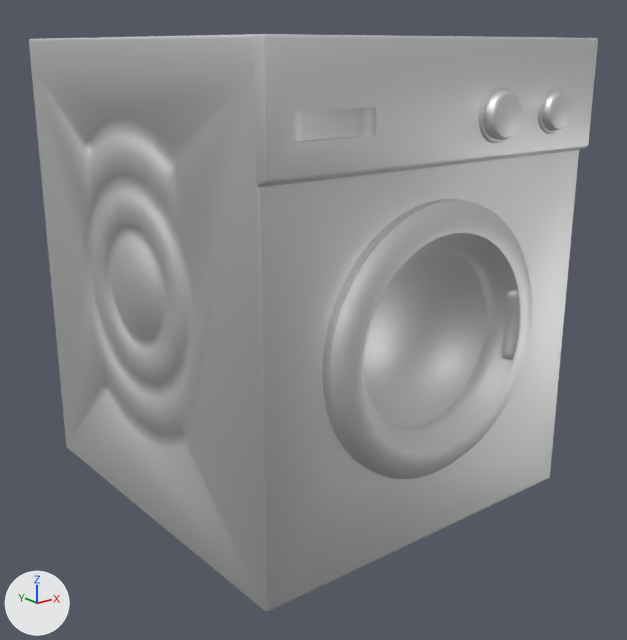
The FBX model TinyTanks/Assets/Art/Meshes/Washmachine_Prop.fbx, before and after one commit.
Rendered twice from a camera (50 mm lens) standing at (-91.2, -118.3, 75.4) and looking at (-0.5, -4.9, 30.0). The axes (+X, +Y, +Z) are drawn at lower left. The lights are the same throughout. Where no turn or scale is listed for an object, it has been applied to the vertices.

The first picture shows 'Body_low'.
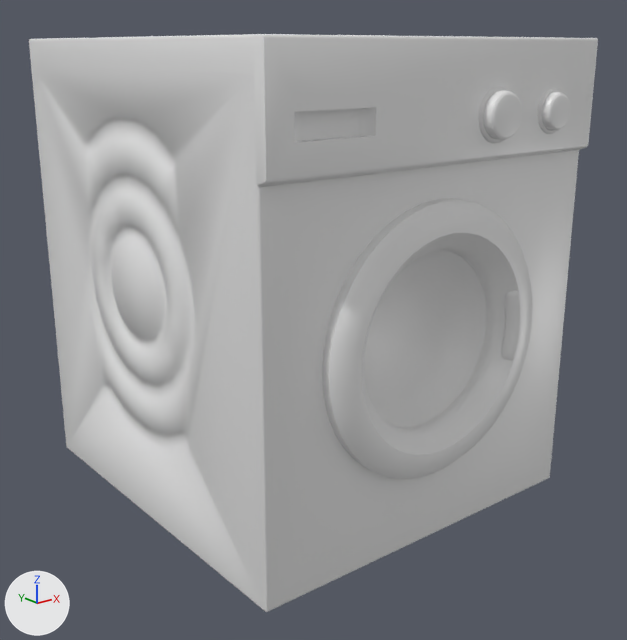
The newer file is also rescaled (x0.0922), turned or shifted as a whole; pictures and numbers use the older file's frame.

Where the change shows, as pixel boxes [x1, y1, x2, y2] in the pictures (627 x 640 px; the box of a moved part takes in the faces that stretch with it):
'Body_low', surface changed
    both: [29, 34, 598, 612]
part 1 of me_body_low_001, moved or reshaped
    both: [322, 136, 500, 427]
part 2 of me_body_low_001, moved or reshaped
    both: [29, 38, 254, 74]

Patch to the scene script:
```diff
--- a/TinyTanks/Assets/Art/Meshes/Washmachine_Prop.fbx.py
+++ b/TinyTanks/Assets/Art/Meshes/Washmachine_Prop.fbx.py
@@ mat_material_001 @@
 mat_material_001.base_color = (0.8, 0.8, 0.8)  # white #e7e7e7
-mat_material_001.metallic = 1.0
-mat_material_001.roughness = 0.553
+mat_material_001.roughness = 0.4
@@ mat_vfx @@
+mat_vfx = principled_material('VFX')
+mat_vfx.base_color = (0.8, 0.8, 0.8)  # white #e7e7e7
@@ me_body_low_001 @@
 # used by ob_body_low; location = (0.0, 0.0, 0.0)
 # verts and faces of me_body_low_001; kept vertices keep their numbers, new ones are numbered from 1694
 # before: 1042 (-31.5, 33.7, 72.5), 1043 (31.5, 33.7, 76.5), 1044 (31.5, 33.7, 72.5), 1045 (-31.9, -33.3, 72.5) at pixel (254, 74), 1046 (-31.9, 33.3, 76.5) at pixel (28, 41)
 # before: 1047 (-31.9, 33.3, 72.5) at pixel (31, 65), 1051 (31.9, 33.3, 76.5), 1059 (-31.5, 33.7, 76.5), 1064 (-31.9, -33.3, 76.5) at pixel (253, 37), 1066 (31.9, 33.3, 72.5)
 # before: 1067 (31.9, -33.3, 76.5), 1068 (31.9, -33.3, 72.5)
-me_body_low_001.from_pydata(...)  # 1694 vertices, 3160 faces; spans x -31.9..31.9, y -37.3..33.7, z 0.5..76.9
+me_body_low_001.from_pydata(...)  # 1734 vertices, 3160 faces; spans x -31.9..31.9, y -37.3..33.7, z 0.5..76.9
+# me_body_low_001 part 1
+# 114 faces are deleted
+# 40 vertices are added at x -14.5..12.8, y -32.4..-32.3, z 20.0..47.3
+# 34 new faces join them, mat_material_001 (white #e7e7e7)
+# 80 new faces join them, mat_vfx (white #e7e7e7)
+# me_body_low_001 part 2
+delete_faces([(1042, 1043, 1044), (1045, 1046, 1047), (1066, 1067, 1068), (1042, 1059, 1043), (1045, 1064, 1046), (1051, 1067, 1066)])
+faces += [(1042, 1059, 1044), (1045, 1064, 1047), (1051, 1068, 1066), (1043, 1044, 1059), (1046, 1047, 1064), (1051, 1067, 1068)]  # mat_material_001 (white #e7e7e7)
 me_body_low_001.materials.append(mat_material_001)
+me_body_low_001.materials.append(mat_vfx)  # white #e7e7e7
```
